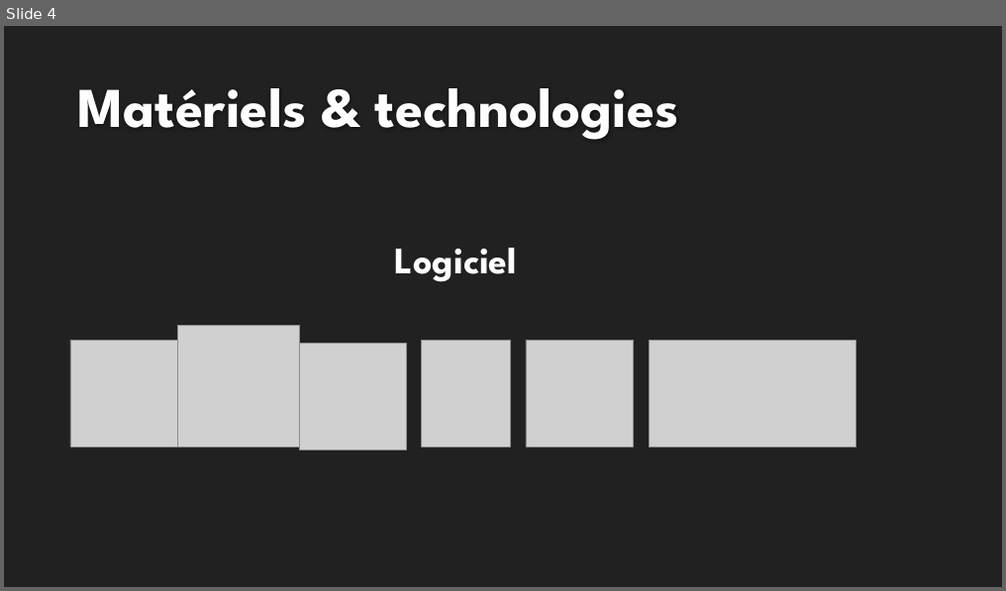
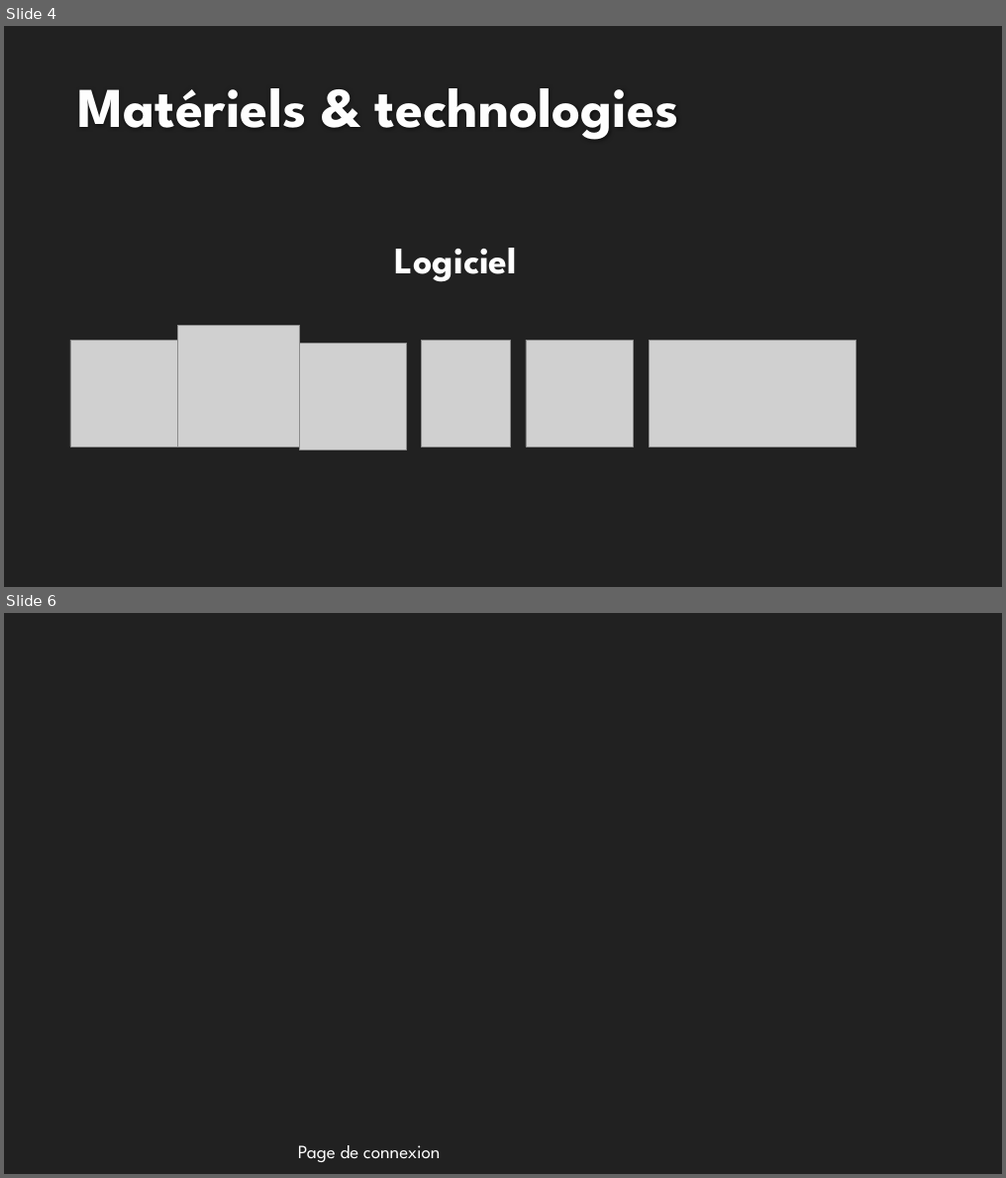
Before and after one commit to Wyrrain/Projet_Bts, a slide deck: Revue n2/Presentation du projet SFL2 (Maxime) Revue 2.pptx. Shown one above the other, each under a label of ours: slide 4 before the commit, slides 4 and 6 after it; the slides between them are not shown. The pictures are 1006x591 and 1006x1178 pixels, drawn with LibreOffice and Linux fonts; fonts in the diff are those of the drawing; grey boxes stand for pictures; background and template pictures are left out. Boxes give left, top, right and bottom in pixels: in the first picture for what was removed or moved away, otherwise in the second. Text is boxed around its words. In the diff, an @@ line names an element or a change of style, - is before the commit and + after.

```diff
--- a/Revue n2/Presentation du projet SFL2 (Maxime) Revue 2.pptx
+++ b/Revue n2/Presentation du projet SFL2 (Maxime) Revue 2.pptx
@@ slide 6 added at (x1=4, y1=613, x2=1002, y2=1174), background picture (left out) @@
@@ text added at (x1=298, y1=1146, x2=441, y2=1162), 18 pt, text #FFFFFF @@
+Page de connexion
```
Also in this commit, not shown: 13 other slides added, 18 other files.
